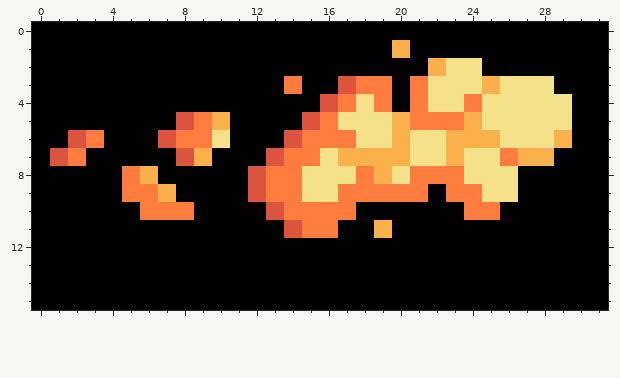
File history of a pixel-art file, Fireball.aseprite. Above is the file before it was changed.
32x16 pixels, 1 frame.
New version:
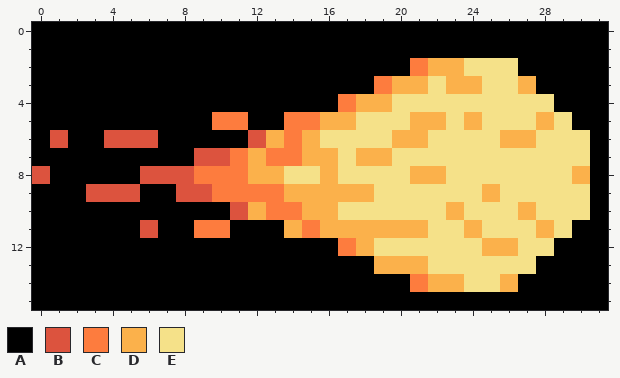
Palette (. is transparent): A #000000  B #dc533e  C #fd7c3e  D #fbb14b  E #f5e189
The exact change:
layer "PumpFireball" now hidden
layer "Cannonball" added
Changed rows in their new state; - is an unchanged pixel.
first column x 0:
 1 --------------------A----------
 2 ---------------------C-D-EE----
 3 --------------A--AA-DD-DDE-DA--
 4 ----------------A-DDEE--E----A-
 5 --------AACC--CCDD--EDDE----D--
 6 -BAABBBAAAA-BDCDEE---D-EEEDD-EE
 7 -AA-----ABBCDC-DDE--E--E--EEEEE
 8 B----ABBBCCCDDE-D-EE-DDE---EEED
 9 ---BBBAABBCCC-DDDDDEEEEEED-EEEE
10 ------AAA--BDC-DDEEEEEEDEEEDEEE
11 ------B--CC---D-DDD-DDEEDEEEDE-
12 -----------------CDEEEEEEDDEE--
13 -------------------DDDEEEEEE---
14 ---------------------CDDEED----
